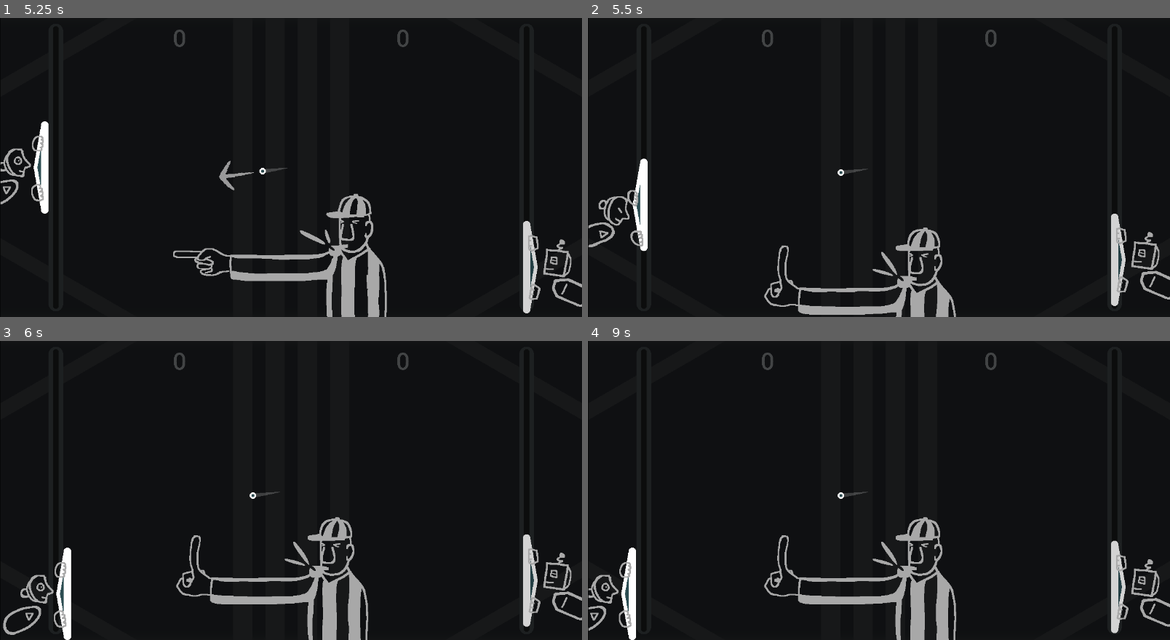
Above: before the commit, frames 1-4 (two rows, left to right).
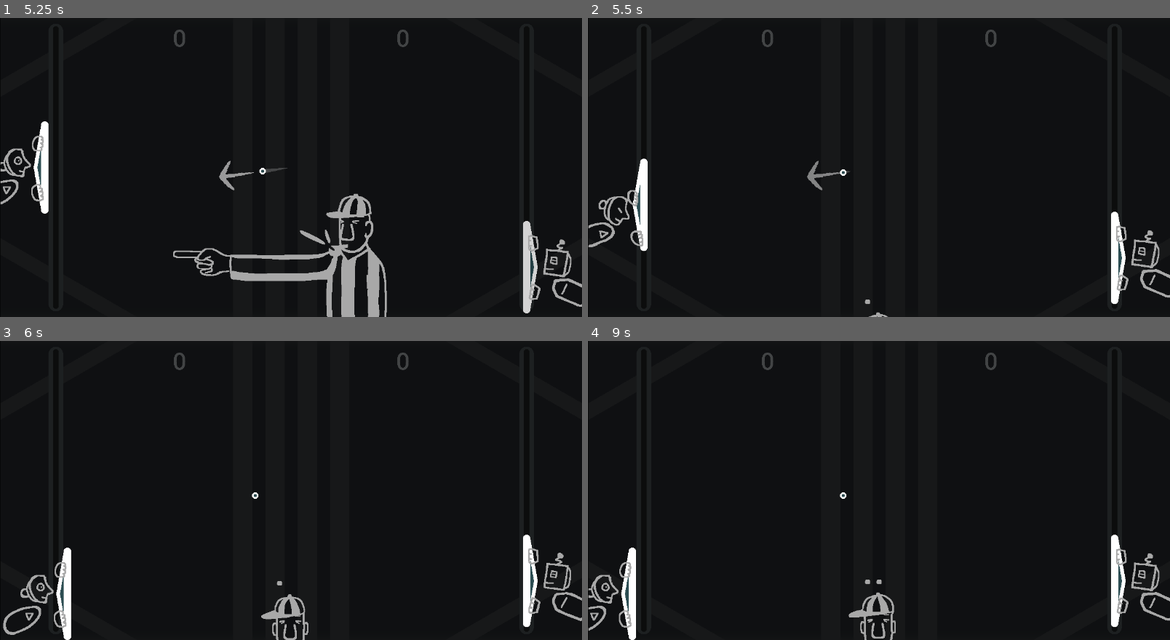
Above: after the commit, the same moments.

Repository: pixerhp/Pixers-Pong
Game: Godot game, scene res://scenes/topscenes/gameplay_topscene.tscn
The game is run twice, just before and just after one commit, with the same random seed, the same clock (stepped at 60 frames per second) and the same inputs.
Inputs (mouse positions are in pixels of both pictures, inside the frame that each line leads up to):
- Up to frame 1 (5.25 s): move the mouse to (419, 152) at 0.52 s; hold D (plr1_bump_right) 0.53-1.28 s; tap T (TEMP_TEST_FOUL) at 0.6, 1.35, 2.3, 3.05, 3.6, 4.35 s; click (419, 152) at 0.67 s; move the mouse to (174, 182) at 1.27 s; hold S (plr1_down) 1.28-2.03 s; move the mouse to (349, 101) at 2.02 s; hold D (plr1_bump_right) 2.03-2.78 s; tap Shift (plr1_slow) at 2.1, 5.1 s; move the mouse to (261, 227) at 2.77 s; hold W (plr1_up) 2.78-3.53 s; tap Keypad 0 (plr2_slow) at 2.85 s; click (261, 227) at 2.92 s; move the mouse to (465, 212) at 3.52 s; hold A (plr1_bump_left) 3.53-5.03 s; move the mouse to (116, 122) at 4.27 s; move the mouse to (320, 167) at 5.02 s; hold S (plr1_down) from 5.03 s (still down); click (320, 167) at 5.17 s
- Up to frame 2 (5.5 s): keep holding S (plr1_down); tap T (TEMP_TEST_FOUL) at 5.3 s
- Up to frame 3 (6 s): move the mouse to (203, 415) at 5.77 s; release S (plr1_down) at 5.78 s; hold D (plr1_bump_right) from 5.78 s (still down); tap Keypad 0 (plr2_slow) at 5.85 s
- Up to frame 4 (9 s): tap T (TEMP_TEST_FOUL) at 6.05, 6.6, 7.35, 8.3 s; move the mouse to (1007, 475) at 6.52 s; release D (plr1_bump_right) at 6.53 s; hold W (plr1_up) 6.53-7.28 s; move the mouse to (762, 505) at 7.27 s; hold D (plr1_bump_right) 7.28-8.03 s; click (762, 505) at 7.42 s; move the mouse to (937, 424) at 8.02 s; hold S (plr1_down) 8.03-8.78 s; tap Shift (plr1_slow) at 8.1 s; move the mouse to (849, 550) at 8.77 s; hold A (plr1_bump_left) from 8.78 s (still down); tap Keypad 0 (plr2_slow) at 8.85 s

Frame 1 is identical in both runs. In frame 2, 3.4% of the frame differs, in the area x 30-100%, y 47-100%; in frame 3, 4.0%; in frame 4, 4.5%, in the area x 30-100%, y 50-100%.

Commit message:
Foul ball reserve progress

Diff:
--- a/scenes/topscenes/gameplay_topscene.tscn
+++ b/scenes/topscenes/gameplay_topscene.tscn
@@ -322,6 +322,14 @@
 offset_right = 872.308
 offset_bottom = 70.0
 
+[node name="FoulReserveLine" type="Line2D" parent="CenteringParent/ClippingParent" unique_id=516523413]
+unique_name_in_owner = true
+points = PackedVector2Array(0, 0, 0, 0, 736, 181, 890, 365, 713, 438, 442, 388, 427, 501, 638, 573)
+width = 2.0
+default_color = Color(1, 1, 1, 0.12156863)
+begin_cap_mode = 2
+end_cap_mode = 2
+
 [node name="LeftPaddle" parent="CenteringParent/ClippingParent" unique_id=340420252 instance=ExtResource("3_ks65t")]
 unique_name_in_owner = true
 position = Vector2(120, 324)
@@ -333,6 +341,16 @@
 rotation = 3.1415927
 scale = Vector2(1, -1)
 metadata/sidebump_time = -99999999
+
+[node name="PrimaryArrowPointer" parent="CenteringParent/ClippingParent" unique_id=1333024161 instance=ExtResource("8_iube2")]
+unique_name_in_owner = true
+visible = false
+position = Vector2(630, 324)
+
+[node name="SecondaryArrowPointer" parent="CenteringParent/ClippingParent" unique_id=1059361601 instance=ExtResource("8_iube2")]
+unique_name_in_owner = true
+visible = false
+position = Vector2(630, 324)
 
 [node name="BallTrail" type="Line2D" parent="CenteringParent/ClippingParent" unique_id=1365490242]
 unique_name_in_owner = true
@@ -364,16 +382,6 @@
 margin = 2.0
 collide_with_areas = true
 collide_with_bodies = false
-
-[node name="PrimaryArrowPointer" parent="CenteringParent/ClippingParent" unique_id=1333024161 instance=ExtResource("8_iube2")]
-unique_name_in_owner = true
-visible = false
-position = Vector2(630, 324)
-
-[node name="SecondaryArrowPointer" parent="CenteringParent/ClippingParent" unique_id=1059361601 instance=ExtResource("8_iube2")]
-unique_name_in_owner = true
-visible = false
-position = Vector2(630, 324)
 
 [node name="Referee" type="AnimatedSprite2D" parent="CenteringParent/ClippingParent" unique_id=1568092764]
 unique_name_in_owner = true
--- a/scripts/gameplay_script.gd
+++ b/scripts/gameplay_script.gd
@@ -26,7 +26,8 @@
 	checkdo_foul_ball()
 
 	if Input.is_action_just_pressed("TEMP_TEST_FOUL"):
-		foul_ball_reserve_start_time = Time.get_ticks_msec()
+		foul_ball_inspect_start_time = Time.get_ticks_msec()
+		ball_velocity = Vector2(0,0)
 
 	# Regular gameplay functionality:
 	handle_paddle_cpu(false, Globals.plr1_cpu_mode)
@@ -175,7 +176,7 @@
 func reset_balltrail():
 	balltrail_positions.clear()
 	balltrail_times.clear()
-	%BallTrail.points = PackedVector2Array([])
+	%BallTrail.clear_points()
 func reset_referee():
 	%Referee.position = Vector2(Globals.GAME_SIZE.x/2.0, Globals.GAME_SIZE.y + 144.0)
 	%Referee.scale.x = 1.0
@@ -192,6 +193,8 @@
 	%SecondaryArrowPointer/%QuestionSprite.visible = %PrimaryArrowPointer/%QuestionSprite.visible
 	%SecondaryArrowPointer.position = %PrimaryArrowPointer.position
 	%SecondaryArrowPointer/%RotationContainer.rotation_degrees = 180.0
+	%FoulReserveLine.clear_points()
+	%FoulReserveLine.visible = false
 
 const STREAK_PREFIX: String = "🗘"
 func update_scores_text():
@@ -315,6 +318,7 @@
 	reset_ball()
 	ball_velocity = random_serve_velocity()
 	anim_arrow_serve_angle = ball_velocity.angle()
+	foul_ball_guilt_is_plr2 = ball_velocity.x > 0.0
 
 const FIRST_SERVE_P2_DURATION: int = 1500
 func handle_first_serve_p2_animation(playthrough: float):
@@ -496,6 +500,7 @@
 	reset_ball()
 	ball_velocity = random_serve_velocity()
 	anim_arrow_serve_angle = ball_velocity.angle()
+	foul_ball_guilt_is_plr2 = ball_velocity.x > 0.0
 
 const WINLOSS_RESERVE_P2_DURATION: int = 1250
 func handle_winloss_reserve_p2_animation(playthrough: float):
@@ -585,6 +590,7 @@
 		return false
 	return (
 		#(ball_velocity.x < (Globals.ball_min_speed / 2.0)) or
+		is_zero_approx(ball_velocity.length()) or
 		(abs(Vector2(abs(ball_velocity.x), abs(ball_velocity.y)).angle()) > ((TAU/4.0) * 0.925))
 	)
 
@@ -628,17 +634,17 @@
 func handle_foul_ball_nevermind_conclusion():
 	reset_referee()
 
-const FOUL_BALL_RESERVE_P1_DURATION: int = 5000
+const FOUL_BALL_RESERVE_P1_DURATION: int = 4000
 var foul_ball_guilt_is_plr2: bool = false
 func handle_foul_ball_reserve_p1_animation(playthrough: float):
-	# Referee:
+	# Referee animation:
 	const REF_RISE_START: float = 0.0
-	const REF_RISE_END: float = 0.1
+	const REF_RISE_END: float = 0.15
 	%Referee.position.y = Globals.GAME_SIZE.y + -36.0 - (108.0 *
 		clampf(proportion_from_range(playthrough, REF_RISE_START, REF_RISE_END), 0.0, 1.0))
 	const REF_FOUL_GESTURE_START: float = REF_RISE_START
-	const REF_FOUL_GESTURE_END: float = 0.2
-	const REF_COUNT_START: float = 0.6
+	const REF_FOUL_GESTURE_END: float = 0.25
+	const REF_COUNT_START: float = 0.5
 	const REF_COUNT_END: float = 1.0
 	const REF_COUNT_MID1: float = REF_COUNT_START + ((REF_COUNT_END - REF_COUNT_START) / 3.0)
 	const REF_COUNT_MID2: float = REF_COUNT_START + ((REF_COUNT_END - REF_COUNT_START) / 1.5)
@@ -663,7 +669,19 @@
 	%PrimaryArrowPointer.modulate = Color(1.0, 1.0, 1.0,
 		clampf(proportion_from_range(playthrough, ARROW_FADEIN_START, ARROW_FADEIN_END), 0.0, 1.0))
 	%PrimaryArrowPointer/%RotationContainer.rotation_degrees = (180.0 if foul_ball_guilt_is_plr2 else 0.0)
-
+	# Reserve line:
+	%FoulReserveLine.visible = true
+	%FoulReserveLine.modulate = %PrimaryArrowPointer.modulate
+	%FoulReserveLine.points = PackedVector2Array([
+		Vector2((Globals.GAME_SIZE.x / 2.0) + (170.0 * (-1.0 if foul_ball_guilt_is_plr2 else 1.0)), Globals.GAME_SIZE.y / 2.0),
+		Vector2((0.0 if foul_ball_guilt_is_plr2 else Globals.GAME_SIZE.x), Globals.GAME_SIZE.y / 2.0),
+	])
+	# Ball animation and velocity (set for the sake of CPU behavior):
+	const BALL_RETURN_START: float = 0.0
+	const BALL_RETURN_END: float = ARROW_FADEIN_START
+	var weight: float = ease_out(clampf(proportion_from_range(playthrough, BALL_RETURN_START, BALL_RETURN_END), 0.0, 1.0), 3.0)
+	%Ball.position = ((anim_ball_start_pos * (1.0 - weight)) + ((Globals.GAME_SIZE / 2.0) * weight))
+	ball_velocity = Vector2(Globals.ball_max_speed * 0.75 * (-1.0 if foul_ball_guilt_is_plr2 else 1.0), 0.0)
 
 var foul_ball_reserve_p1_to_conclude: bool = false
 func handle_foul_ball_reserve_p1_conclusion():
